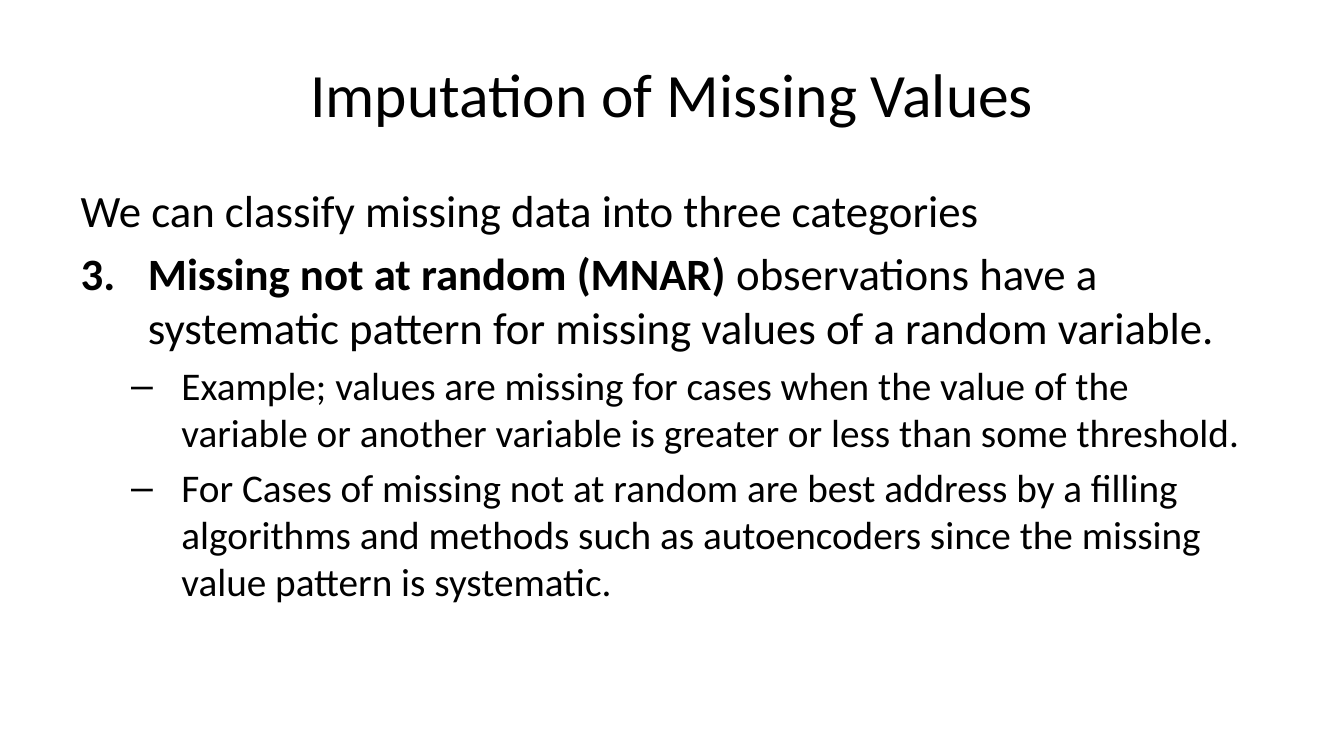
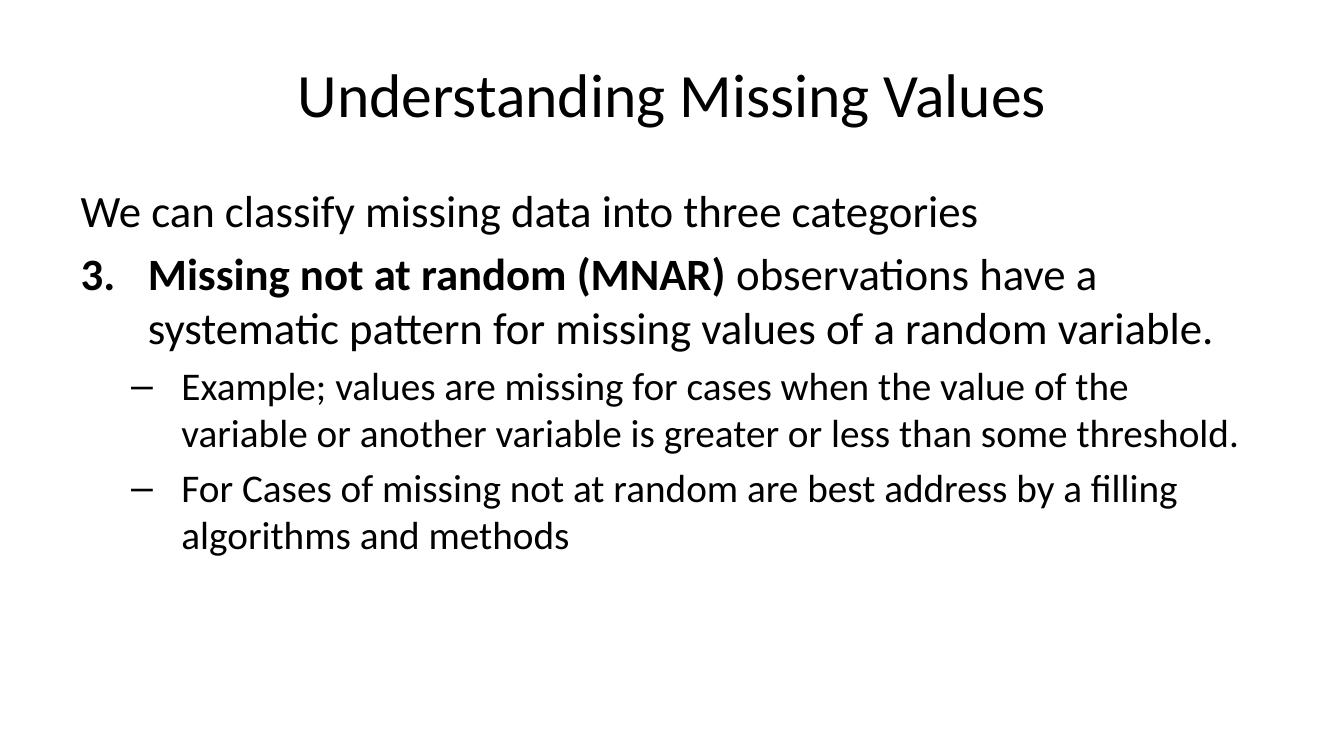
Before and after one commit to StephenElston/CSCI-E-83, a slide deck: slide 56 of LectureSlides/11_ModelsForMessyData.pptx (slide 57 before the commit). Drawn at 1344x756 pixels with LibreOffice and Linux fonts; fonts in the diff are those of the drawing. Boxes give left, top, right and bottom in pixels: in the first picture for what was removed or moved away, otherwise in the second. Text is boxed around its words. In the diff, an @@ line names an element or a change of style, - is before the commit and + after.

Commit message:
Added imputation slides

```diff
--- a/LectureSlides/11_ModelsForMessyData.pptx
+++ b/LectureSlides/11_ModelsForMessyData.pptx
@@ title at [298,74,1046,128]: text changed @@
-Imputation of Missing Values
+Understanding Missing Values
@@ text at [181,474,1178,556]: text changed @@
-  – For Cases of missing not at random are best address by a filling algorithms and methods such as autoencoders since the missing value pattern is systematic.
+  – For Cases of missing not at random are best address by a filling algorithms and methods
```
Also in this commit, not shown: 3 other slides changed, 8 slides added, 1 slide removed.
